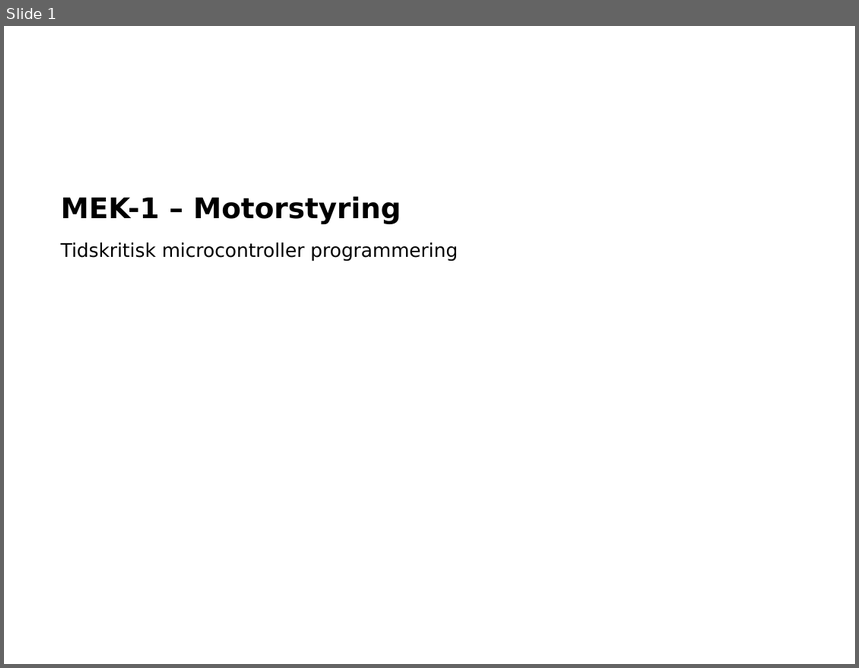
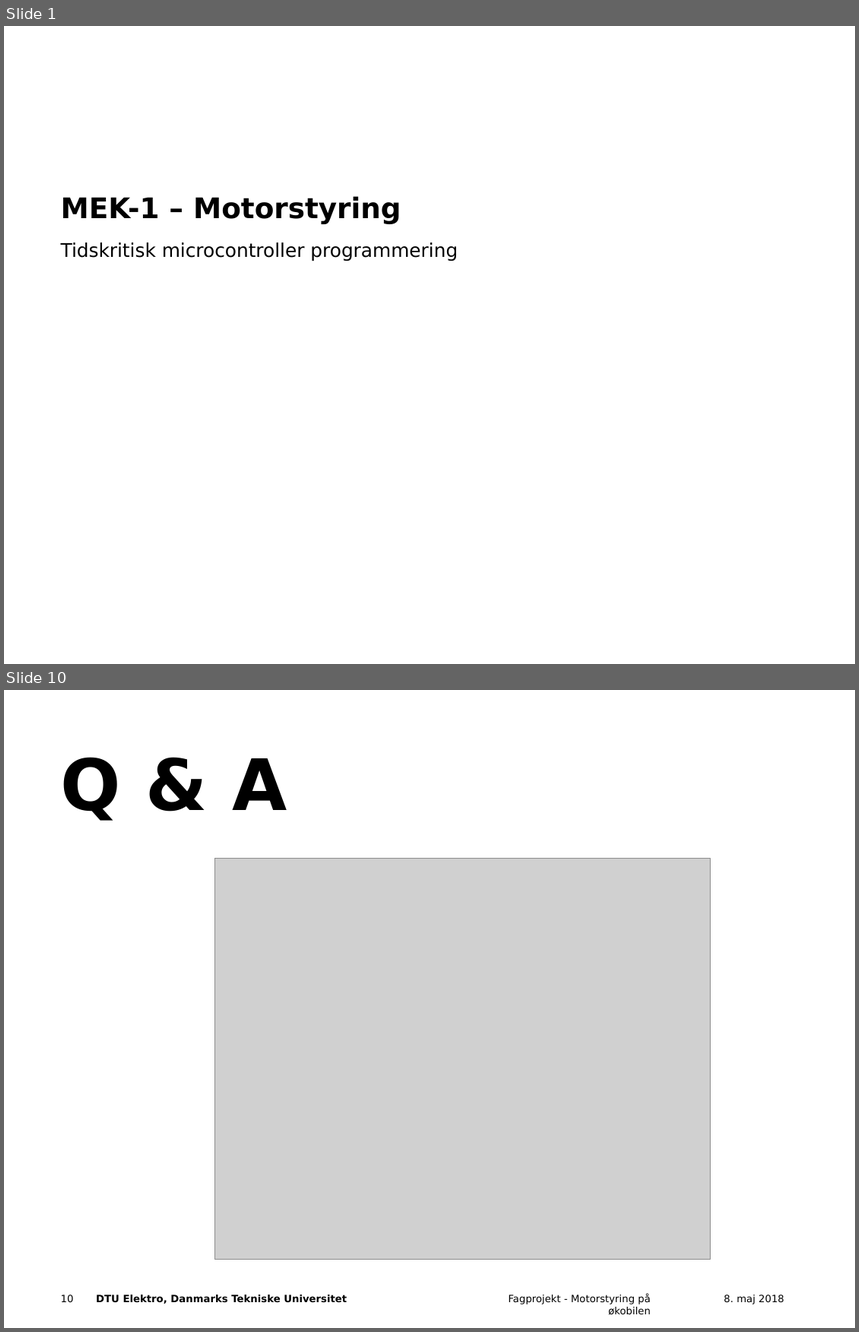
Before and after one commit to Frupla/ECU-board, a slide deck: midtvejsPraes.pptx. Shown one above the other, each under a label of ours: slide 1 before the commit, slides 1 and 10 after it; the slides between them are not shown. The pictures are 859x668 and 859x1332 pixels, drawn with LibreOffice and Linux fonts; fonts in the diff are those of the drawing; grey boxes stand for pictures; background and template pictures are left out. Boxes give left, top, right and bottom in pixels: in the first picture for what was removed or moved away, otherwise in the second. Text is boxed around its words. In the diff, an @@ line names an element or a change of style, - is before the commit and + after.

```diff
--- a/midtvejsPraes.pptx
+++ b/midtvejsPraes.pptx
@@ slide 10 added at [4,690,855,1328], background #FFFFFF @@
@@ title added at [61,757,287,821], 60 pt, text #000000, bold @@
+Q & A
@@ picture added at [215,859,711,1259] @@
@@ page number added at [61,1295,74,1303], 8.5 pt, text #000000 @@
+10
@@ text added at [96,1295,347,1304], 8.5 pt, text #000000, bold @@
+DTU Elektro, Danmarks Tekniske Universitet
@@ text added at [509,1294,651,1315], 8.5 pt, text #000000 @@
+Fagprojekt - Motorstyring på økobilen
@@ text added at [724,1295,785,1305], 8.5 pt, text #000000 @@
+8. maj 2018
```
Also in this commit, not shown: 8 slides changed.
